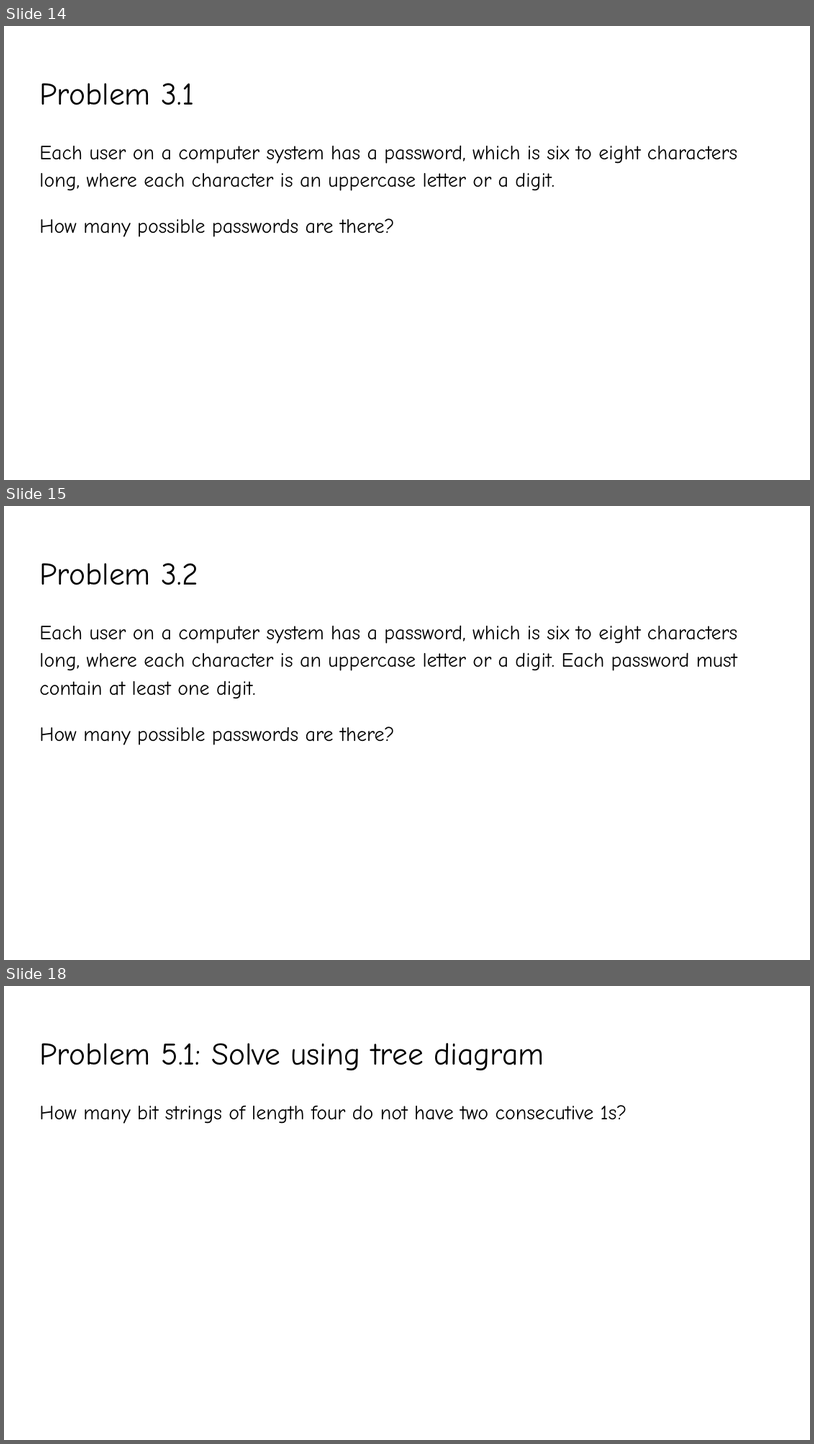
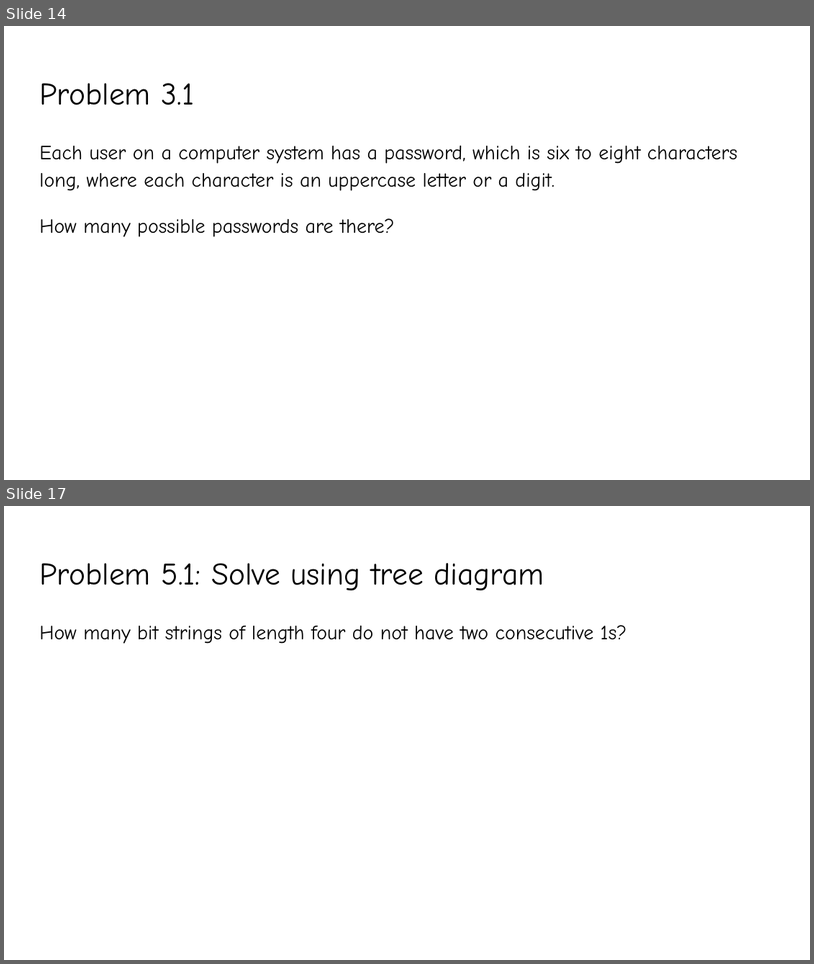
Before and after one commit to YeasirRayhanPrince/yeasirrayhanprince.github.io, a slide deck: cse106/slides/Lecture7.pptx. Shown one above the other, each under a label of ours: slides 14, 15 and 18 before the commit, slides 14 and 17 after it; the slides between them are not shown. The pictures are 814x1444 and 814x964 pixels, drawn with LibreOffice and Linux fonts; fonts in the diff are those of the drawing. Boxes give left, top, right and bottom in pixels: in the first picture for what was removed or moved away, otherwise in the second. Text is boxed around its words. In the diff, an @@ line names an element or a change of style, - is before the commit and + after.

```diff
--- a/cse106/slides/Lecture7.pptx
+++ b/cse106/slides/Lecture7.pptx
@@ slide 15 removed at (x1=4, y1=506, x2=810, y2=960), background #FFFFFF @@
@@ title removed at (x1=39, y1=563, x2=198, y2=585) @@
-Problem 3.2
@@ text removed at (x1=39, y1=626, x2=738, y2=745) @@
-Each user on a computer system has a password, which is six to eight characters long, where each character is an uppercase letter or a digit. Each password must contain at least one digit.
-How many possible passwords are there?
@@ what was slide 18 is now slide 17 @@
```
Also in this commit, not shown: 6 slides changed, 6 slides added, 6 other slides removed.
